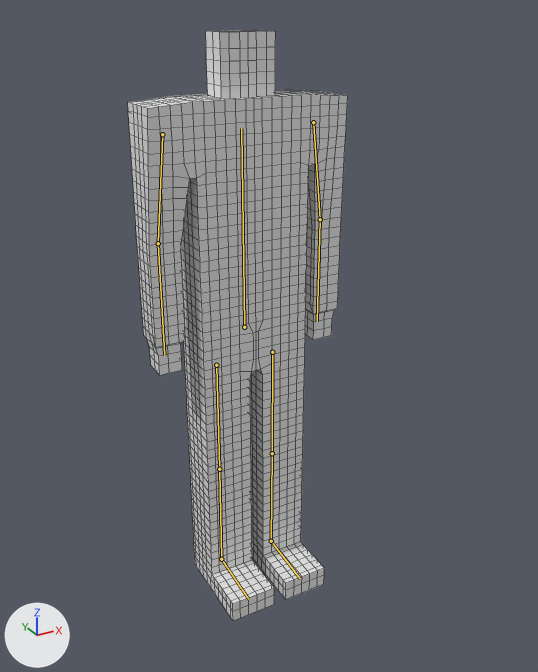
What one commit did to the Blender file assets/superdupercreepyhumanoidwow.blend.
Before and after are seen from a camera (50 mm lens) standing at (-1.29, -2.56, 1.22) and looking at (0.09, -0.05, -0.04). Arrows for +X, +Y and +Z are at lower left; the lights stay in place. The bones that bend it are drawn over the model as lines. Mesh edges are drawn as thin lines.
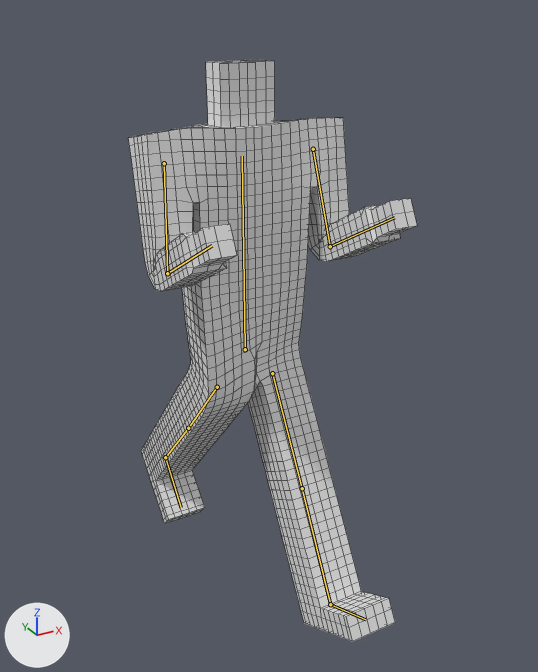
The newer file adds an action. The first version stands in its rest pose; the second is drawn at frame 1 of the action 'Run-loop'.

The change in detail:
Bone 'Body' (bone_body) moves from (0.0, 0.0, 0.0) to (0.0, -0.102, 0.0).
Bone 'Arm.R' (bone_arm_r) turns from (0, 0, 0) to (12, -1, 0) degrees about its own x, y and z.
Bone 'Forearm.R' (bone_forearm_r) turns from (0, 0, 0) to (106, 0, 0) degrees about its own x, y and z.
Bone 'Arm.L' (bone_arm_l) turns from (0, 0, 0) to (12, 1, 0) degrees about its own x, y and z.
Bone 'Forearm.L' (bone_forearm_l) turns from (0, 0, 0) to (106, 0, 0) degrees about its own x, y and z.
Bone 'UpperLeg.R' (bone_upperleg_r) moves from (0.0, 0.0, 0.0) to (0.0, 0.102, 0.0).
Bone 'UpperLeg.R' (bone_upperleg_r) turns from (0, 0, 0) to (0, 0, -31) degrees about its own x, y and z.
Bone 'UpperLeg.L' (bone_upperleg_l) moves from (0.0, 0.0, 0.0) to (0.0, 0.102, 0.0).
Bone 'UpperLeg.L' (bone_upperleg_l) turns from (0, 0, 0) to (0, 0, -42) degrees about its own x, y and z.

Boxes (x1, y1, x2, y2) around the edits, measured in the pictures (538 x 672 px):
'Cube', posed (31% wider): before (128, 30, 348, 621); after (129, 60, 417, 642)
bone 'Body', root to tip: before (244, 327) to (241, 128); after (245, 349) to (242, 156)
bone 'Arm.R', root to tip: before (313, 122) to (320, 219); after (313, 149) to (330, 246)
bone 'Forearm.R', root to tip: before (320, 219) to (317, 321); after (330, 246) to (394, 217)
bone 'Arm.L', root to tip: before (162, 134) to (158, 243); after (164, 163) to (167, 273)
bone 'Forearm.L', root to tip: before (158, 243) to (164, 355); after (167, 273) to (212, 245)
bone 'UpperLeg.R', root to tip: before (272, 352) to (272, 453); after (272, 373) to (302, 488)
bone 'UpperLeg.L', root to tip: before (216, 365) to (219, 469); after (217, 387) to (188, 428)
